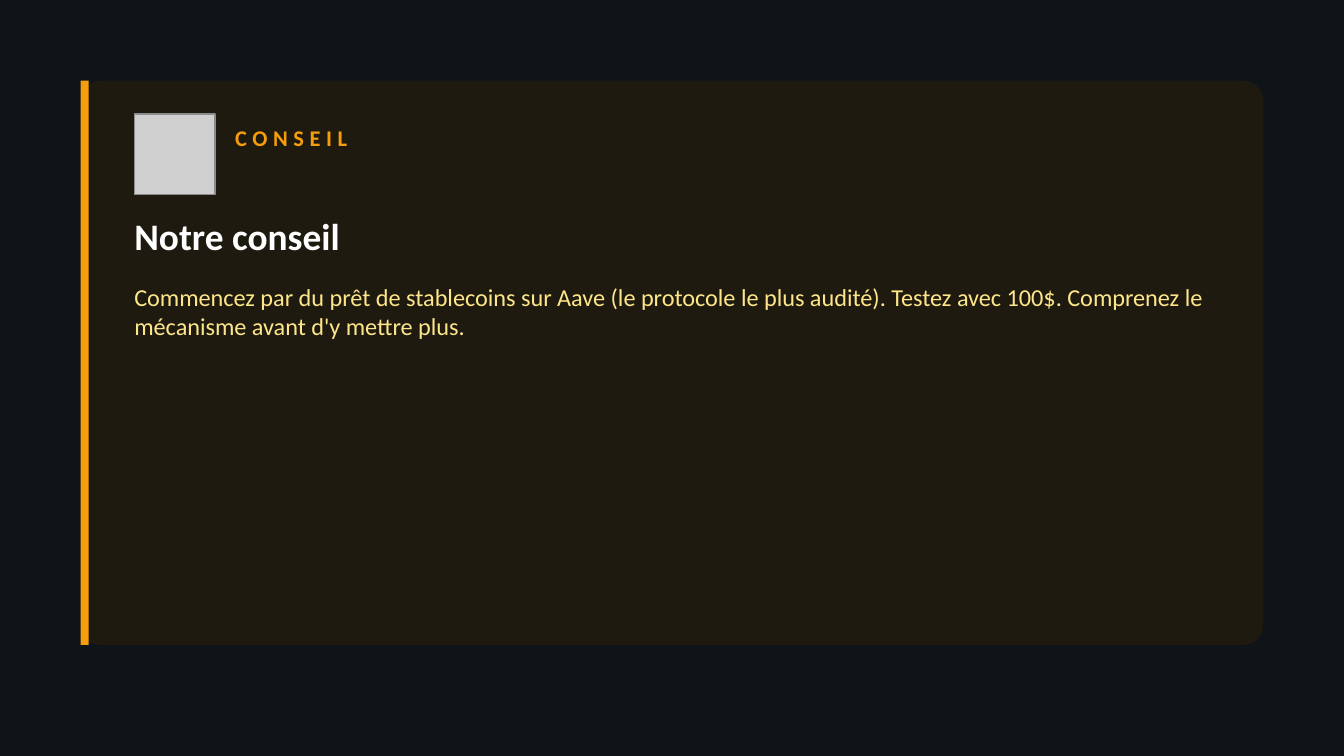
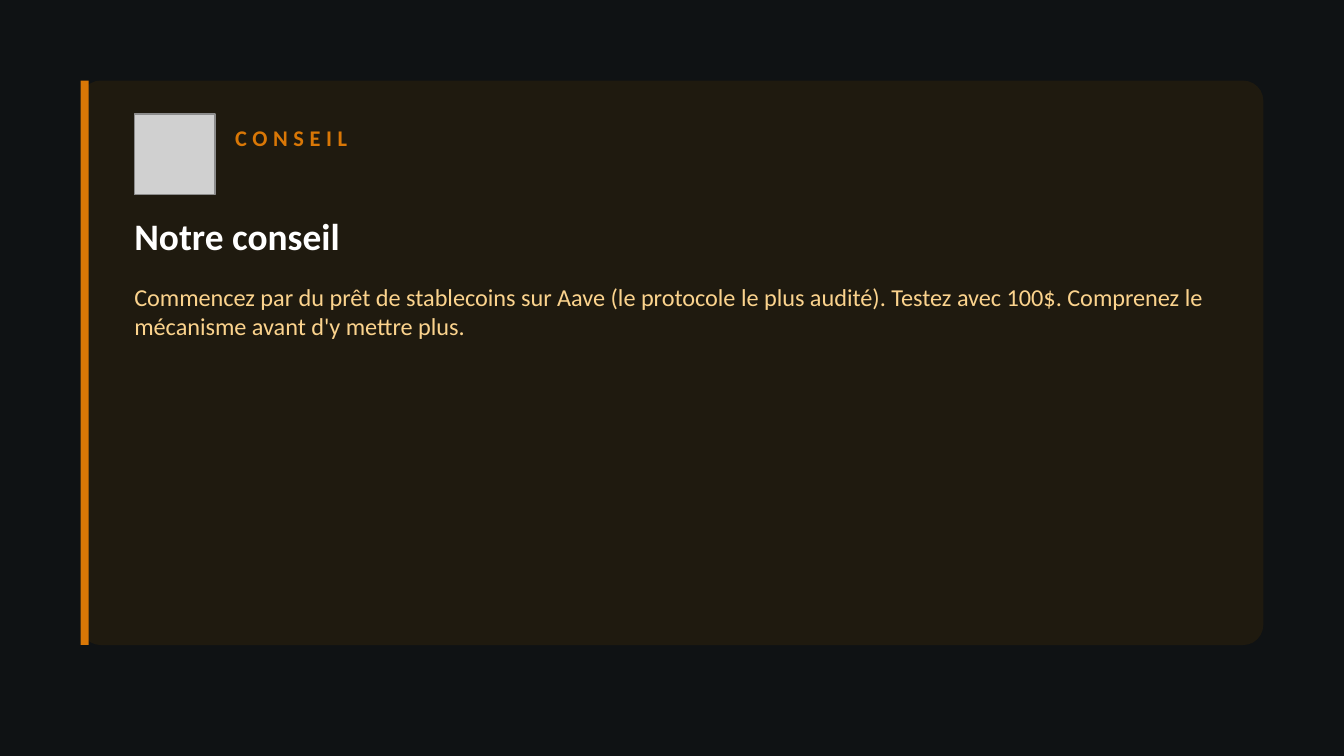
Before and after one commit to ooble27/acheter-tether-avec-terex, a slide deck: slide 8 of public/course-materials/pptx/Module-11-Aller-plus-loin-sessions-en-direct.pptx. Drawn at 1344x756 pixels with LibreOffice and Linux fonts; fonts in the diff are those of the drawing; grey boxes stand for pictures. Boxes give left, top, right and bottom in pixels: in the first picture for what was removed or moved away, otherwise in the second. Text is boxed around its words. In the diff, an @@ line names an element or a change of style, - is before the commit and + after.

```diff
--- a/public/course-materials/pptx/Module-11-Aller-plus-loin-sessions-en-direct.pptx
+++ b/public/course-materials/pptx/Module-11-Aller-plus-loin-sessions-en-direct.pptx
@@ background #0F1419 to #0F1214 @@
@@ rectangle at (81, 81, 89, 645): fill #F59E0B to #D97706 @@
@@ text "CONSEIL" at (235, 131, 347, 146): text colour #F59E0B to #D97706 @@
@@ text "Commencez par du prêt de ..." at (134, 288, 1203, 339): text colour #FDE68A to #FBD38D @@
```
Also in this commit, not shown: 31 other slides changed, 25 other files.
